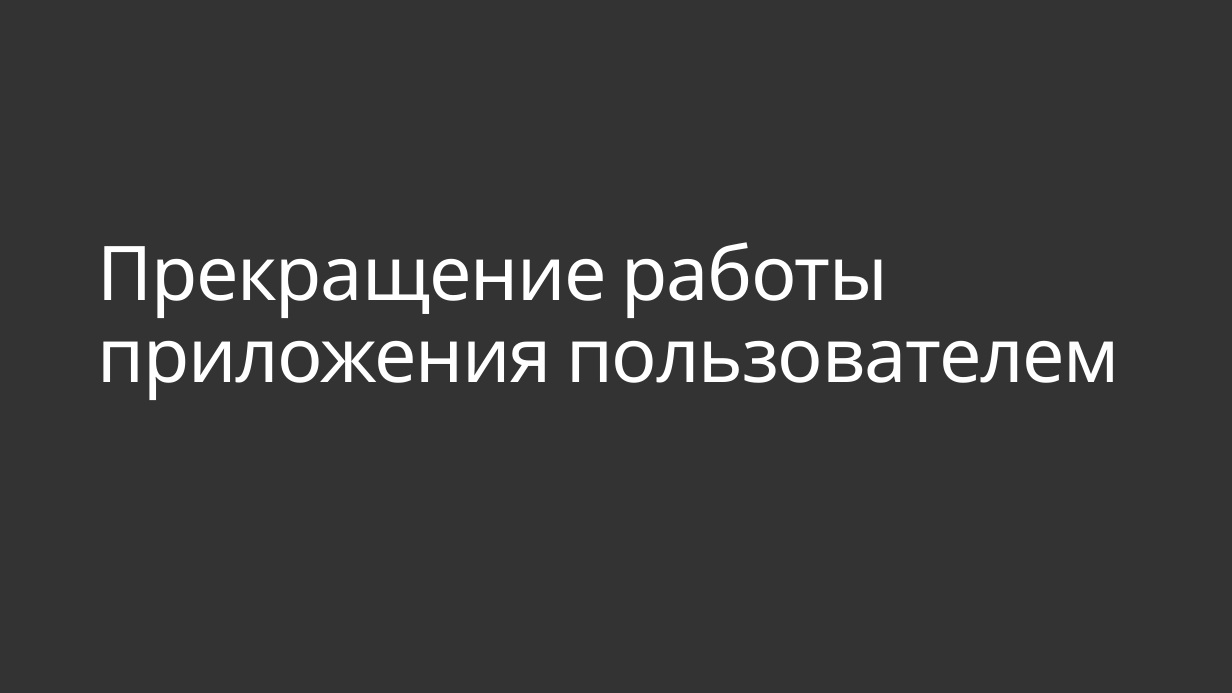
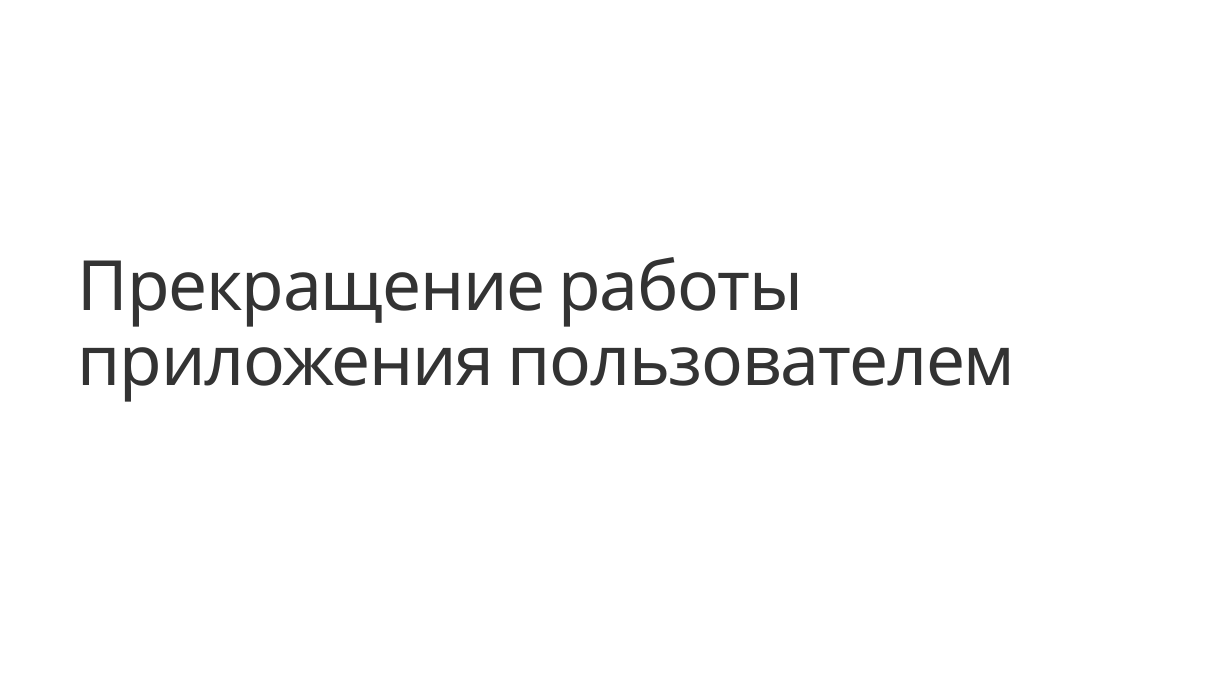
Before and after one commit to evangelism/Win10UWPCourse, a slide deck: slide 20 of 05. Application Lifecycle/5 - Application Lifecycle (RUS).pptx. Drawn at 1232x693 pixels with LibreOffice and Linux fonts; fonts in the diff are those of the drawing; background and template pictures are left out. Boxes give left, top, right and bottom in pixels: in the first picture for what was removed or moved away, otherwise in the second. Text is boxed around its words. In the diff, an @@ line names an element or a change of style, - is before the commit and + after.

```diff
--- a/05. Application Lifecycle/5 - Application Lifecycle (RUS).pptx
+++ b/05. Application Lifecycle/5 - Application Lifecycle (RUS).pptx
@@ background #333333 to #FFFFFF @@
@@ title "Прекращение работы приложения пользователем": place and size @@
-title "Прекращение работы приложения пользователем" at bbox=[97, 242, 1120, 400]
+title "Прекращение работы приложения пользователем" at bbox=[78, 257, 1016, 402]
@@ title "Прекращение работы приложения пользователем" at bbox=[78, 257, 1016, 402]: size 58.8 to 54 pt, text colour #FFFFFF to #333333 @@
```
Also in this commit, not shown: 11 other slides changed.
